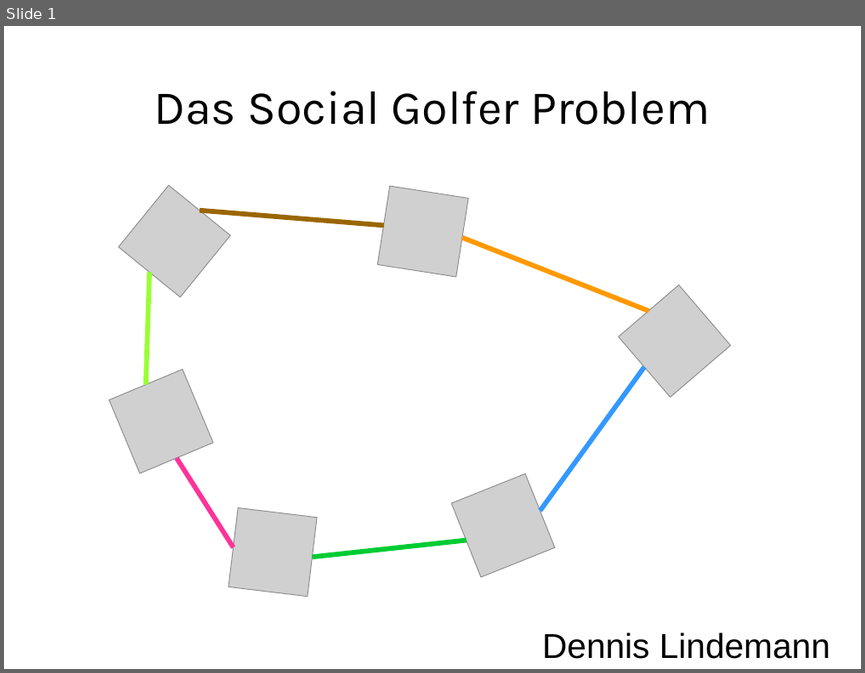
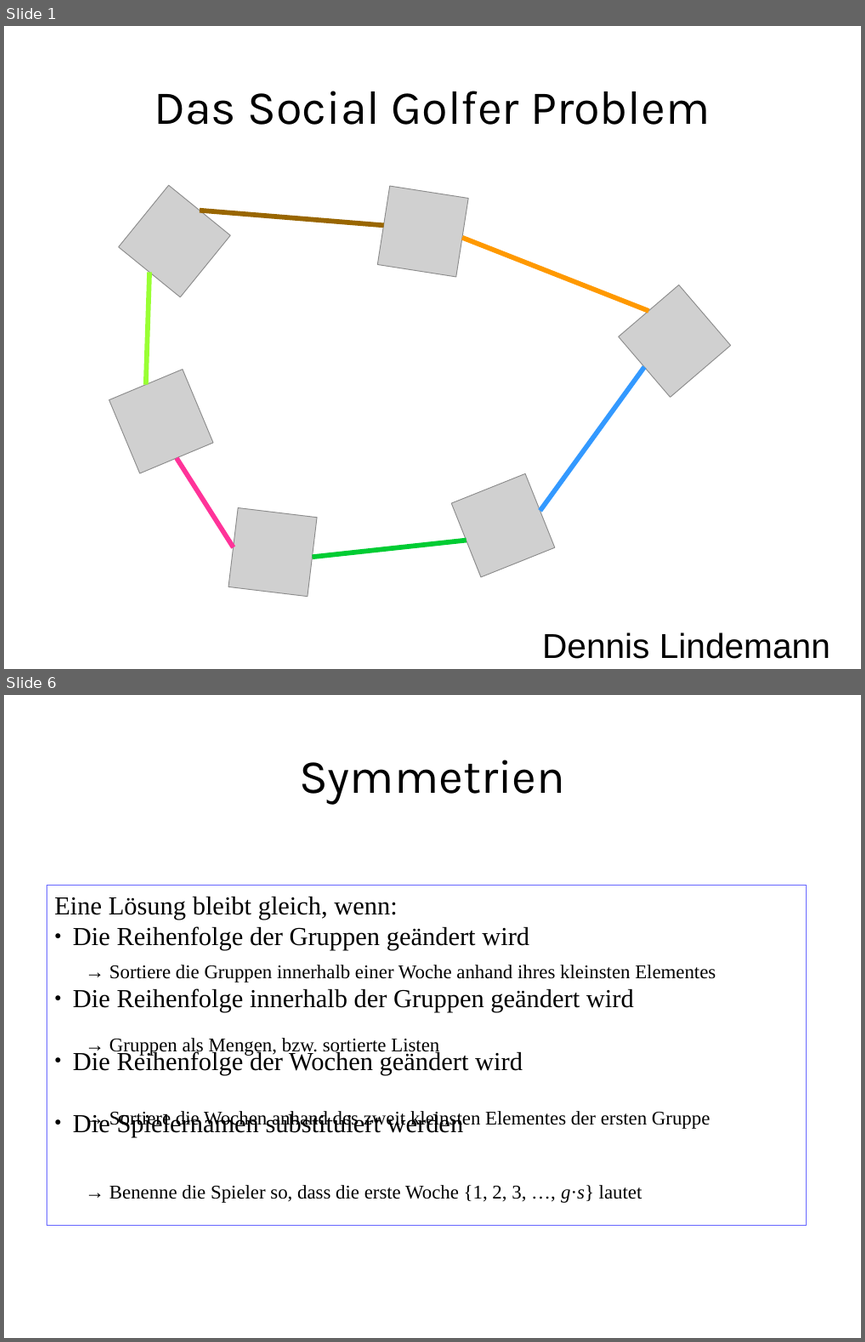
Before and after one commit to RincewindWizzard/social-golfers, a slide deck: presentation/DennisLindemannSocialGolferProblem.odp. Shown one above the other, each under a label of ours: slide 1 before the commit, slides 1 and 6 after it; the slides between them are not shown. The pictures are 865x673 and 865x1342 pixels, drawn with LibreOffice and Linux fonts; fonts in the diff are those of the drawing; grey boxes stand for pictures. Boxes give left, top, right and bottom in pixels: in the first picture for what was removed or moved away, otherwise in the second. Text is boxed around its words. In the diff, an @@ line names an element or a change of style, - is before the commit and + after.

```diff
--- a/presentation/DennisLindemannSocialGolferProblem.odp
+++ b/presentation/DennisLindemannSocialGolferProblem.odp
@@ slide 6 added at [4, 695, 861, 1338], background #FFFFFF @@
@@ title added at [299, 760, 565, 805], 44 pt, text #000000 @@
+Symmetrien
@@ rectangle added at [46, 885, 806, 1225], outline #6666FF 0 pt, 24 pt, text #000000 @@
+Eine Lösung bleibt gleich, wenn:
+● Die Reihenfolge der Gruppen geändert wird
+● Die Reihenfolge innerhalb der Gruppen geändert wird
+● Die Reihenfolge der Wochen geändert wird
+● Die Spielernamen substituiert werden
@@ text added at [109, 964, 715, 982], 18 pt, text #000000 @@
+→ Sortiere die Gruppen innerhalb einer Woche anhand ihres kleinsten Elementes
@@ text added at [109, 1038, 439, 1055], 18 pt, text #000000 @@
+→ Gruppen als Mengen, bzw. sortierte Listen
@@ text added at [109, 1111, 710, 1129], 18 pt, text #000000 @@
+→ Sortiere die Wochen anhand des zweit kleinsten Elementes der ersten Gruppe
@@ text added at [109, 1185, 642, 1202], 18 pt, text #000000 @@
+→ Benenne die Spieler so, dass die erste Woche {1, 2, 3, …, g·s} lautet
```
Also in this commit, not shown: 1 slide changed, 7 other slides added, 4 slides removed, 5 other files.
